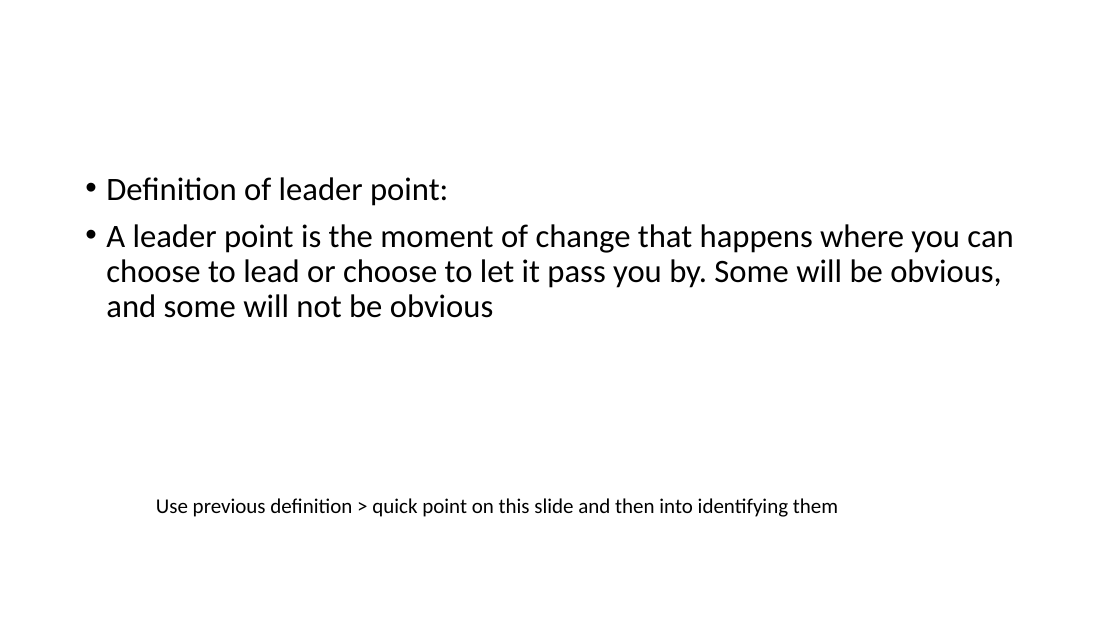
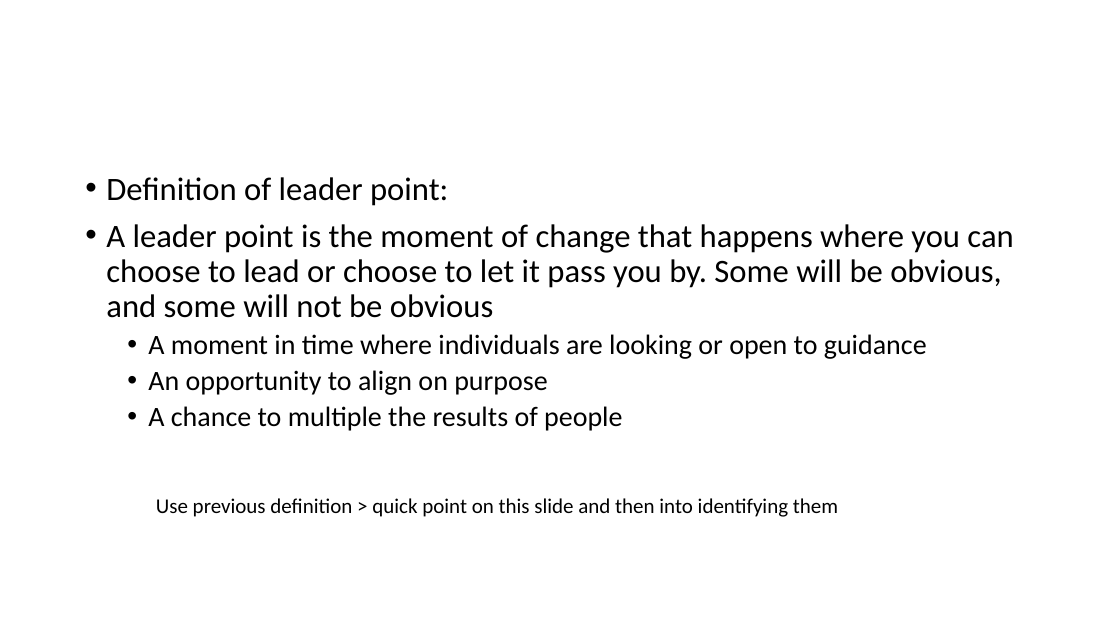
Before and after one commit to iamkeeler/THAT-Conference, a slide deck: slide 15 of 2021/Becoming a Leader.pptx (slide 14 before the commit). Drawn at 1120x630 pixels with LibreOffice and Linux fonts; fonts in the diff are those of the drawing. Boxes give left, top, right and bottom in pixels: in the first picture for what was removed or moved away, otherwise in the second. Text is boxed around its words. In the diff, an @@ line names an element or a change of style, - is before the commit and + after.

```diff
--- a/2021/Becoming a Leader.pptx
+++ b/2021/Becoming a Leader.pptx
@@ text at (x1=148, y1=334, x2=927, y2=431): paragraphs added @@
+  • A moment in time where individuals are looking or open to guidance
+  • An opportunity to align on purpose
+  • A chance to multiple the results of people
```
Also in this commit, not shown: 7 other slides changed, 16 slides added, 1 slide removed, 1 other file.
